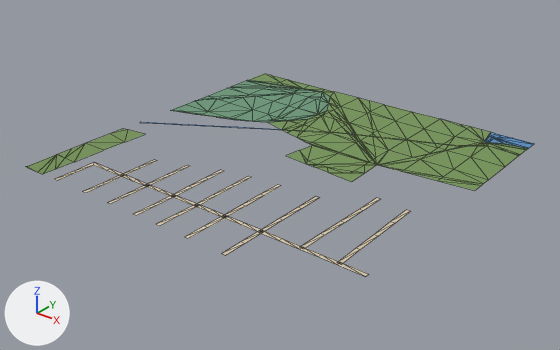
An edit to the glTF model public/assets/bengaluru-region-v1/tiles/t20_-24-l0.glb, drawn before and after from the same camera.
The view is the same before and after, from a 50 mm camera at (10852.0, -12521.0, 443.0) aimed at (10248.0, -11766.0, -25.0). Arrows for +X, +Y and +Z are at lower left; the lights stay in place. The older version comes first. Mesh edges are drawn as thin lines. Vertices at exactly the same position are counted once.

The first picture shows 'ground', 'water'.
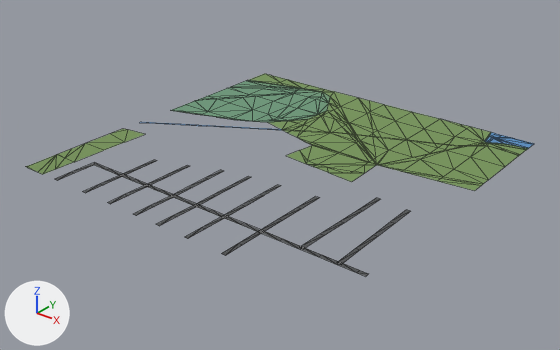
The change, as JSON lines over the scene's bpy script:
```json
{"block": "me_ground", "where": "# used by ob_ground; location = (10000.0, -12000.0, 0.0)"}
{"block": "me_ground", "where": "# verts and faces of me_ground; kept vertices keep their numbers, new ones are numbered from 384"}
{"block": "me_ground", "where": "# before: 188 (465.0, 66.0, 1.0) at pixel (340, 262), 189 (465.0, 60.0, 1.0) at pixel (337, 264), 190 (500.0, 66.0, 1.0) at pixel (368, 274), 191 (500.0, 60.0, 1.0) at pixel (365, 276)"}
{"op": "remove", "block": "me_ground", "code": "me_ground.from_pydata(...)  # 384 vertices, 507 faces; spans x 0.0..500.0, y 0.0..500.0, z 1.0"}
{"op": "add", "block": "me_ground", "code": "me_ground.from_pydata(...)  # 386 vertices, 509 faces; spans x 0.0..500.0, y 0.0..500.0, z 1.0"}
{"block": "me_ground", "change": "me_ground part 1"}
{"block": "me_ground", "change": "14 vertices are removed from x 62.0..360.0, y 31.0..32.0, z 1.0"}
{"block": "me_ground", "change": "28 faces are deleted"}
{"block": "me_ground", "change": "2 vertices are added at (62.0, 28.0, 1.0), (68.0, 28.0, 1.0)"}
{"block": "me_ground", "change": "6 new vertices lie (0.0, -34.0, 0.0) away from vertices in x 213.0..304.0, y 63.0, z 1.0"}
{"block": "me_ground", "change": "6 new vertices lie (0.0, -35.0, 0.0) away from vertices in x 119.0..360.0, y 63.0..64.0, z 1.0"}
{"block": "me_ground", "change": "28 new faces join them"}
{"block": "me_ground", "change": "me_ground part 2"}
{"op": "add", "block": "me_ground", "code": "delete_faces([(188, 189, 191), (188, 191, 190)])"}
{"op": "add", "block": "me_ground", "code": "verts[398] = (489.0, 60.0, 1.0)  # pixel (356, 272)"}
{"op": "add", "block": "me_ground", "code": "verts[399] = (489.0, 66.0, 1.0)  # pixel (359, 270)"}
{"op": "add", "block": "me_ground", "code": "faces += [(188, 189, 398), (188, 398, 399), (190, 399, 398), (190, 398, 191)]"}
{"block": "me_ground", "change": "me_ground part 3: 78 kept faces spanning x 62.0..468.0, y 60.0..216.0, z 1.0 get new vertex colours; the middle colour goes from beige #d7c9ae to dark grey #535556"}
{"block": "me_ground", "change": "other edits to the shape of me_ground do not show in these pictures"}
```

Boxes (x1, y1, x2, y2) around the edits, measured in the pictures (560 x 350 px; the box of a moved part takes in the faces that stretch with it):
```json
{"part": 1, "of": "me_ground", "change": "moved or reshaped", "before": [55, 163, 261, 255], "after": [55, 163, 261, 255]}
{"part": 2, "of": "me_ground", "change": "reshaped", "before": [338, 262, 368, 276], "after": [338, 262, 368, 276]}
{"part": 3, "of": "me_ground", "change": "recoloured", "before": [94, 160, 410, 265], "after": [94, 160, 410, 265]}
```
